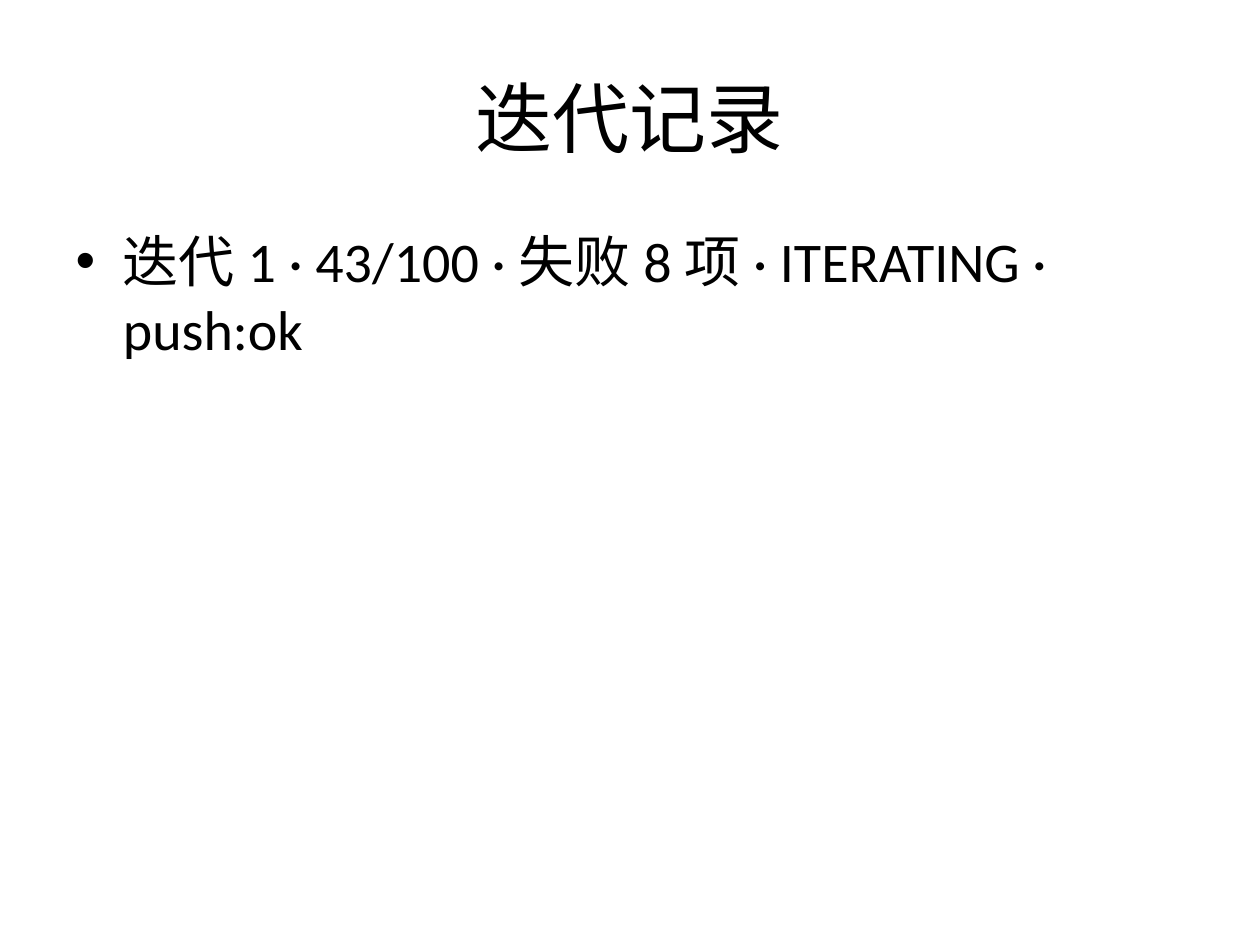
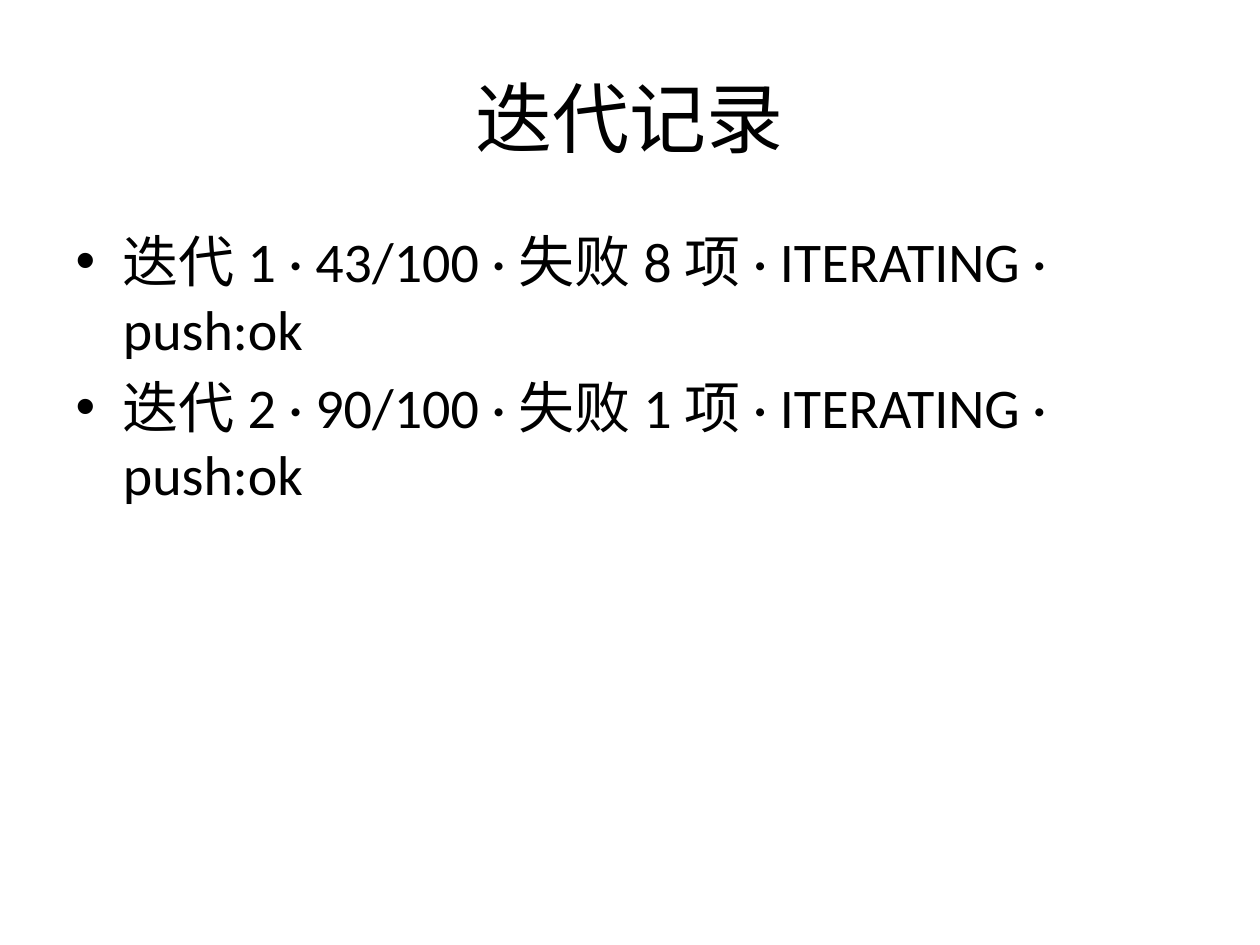
Before and after one commit to mqgg5630-cyber/test-auto-arena, a slide deck: slide 6 of output/slides/deck.pptx. Drawn at 1260x945 pixels with LibreOffice and Linux fonts; fonts in the diff are those of the drawing. Boxes give left, top, right and bottom in pixels: in the first picture for what was removed or moved away, otherwise in the second. Text is boxed around its words. In the diff, an @@ line names an element or a change of style, - is before the commit and + after.

Commit message:
auto-loop: iter 3 · score 90/100 · ITERATING

```diff
--- a/output/slides/deck.pptx
+++ b/output/slides/deck.pptx
@@ text at bbox=[123, 381, 1020, 504]: paragraph added @@
+• 迭代 2 · 90/100 · 失败 1 项 · ITERATING · push:ok
```
Also in this commit, not shown: 4 other files.
